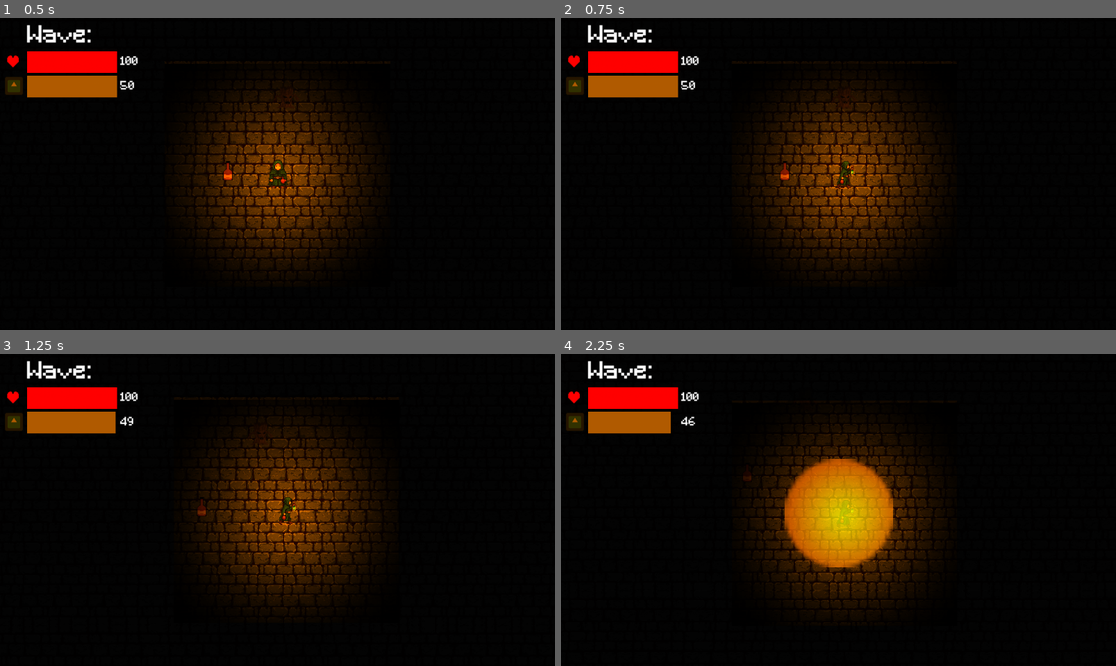
Above: before the commit, frames 1-4 (two rows, left to right).
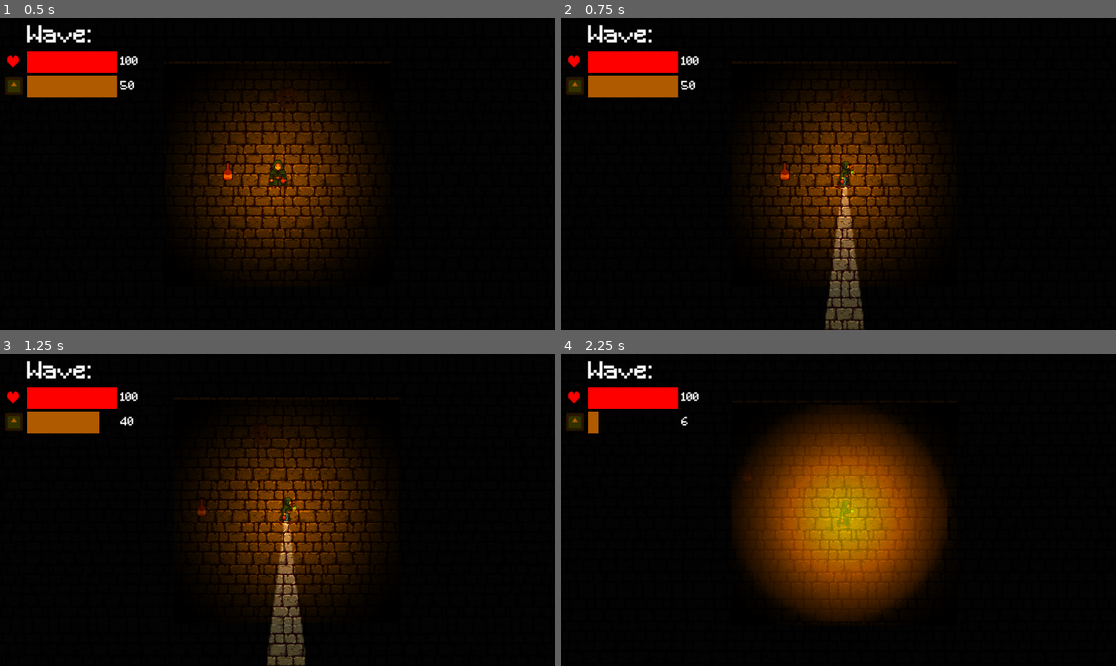
Above: after the commit, the same moments.

Repository: Frosmoth2324/Capstone-Game
Game: Godot game, scene res://Scenes/level.tscn
Two runs of this game, one before a commit and one after it. Both use one fixed random seed, a clock stepped at 60 frames per second and the inputs below. The engine's default icon, where the game draws it, is replaced by a stand-in: a white triangle on a blue panel in a dark square. Sound files missing from this copy of the repository are replaced by a short silence.
Inputs (mouse positions are in pixels of both pictures, inside the frame that each line leads up to):
- Up to frame 1 (0.5 s): no input
- Up to frame 2 (0.75 s): tap Enter at 0.5 s; move the mouse to (960, 158) at 0.52 s; hold D (Right) from 0.53 s (still down); hold Right mouse button (Cone Boost, bound only after the commit) from 0.53 s (still down); click (960, 158) at 0.6 s
- Up to frame 3 (1.25 s): keep holding D (Right); keep holding Right mouse button (Cone Boost, bound only after the commit)
- Up to frame 4 (2.25 s): move the mouse to (727, 525) at 1.27 s; release D (Right) at 1.28 s; release Right mouse button (Cone Boost, bound only after the commit) at 1.28 s; hold S (Down) 1.28-2.03 s; right-click (727, 525) at 1.35 s; click (727, 525) at 1.55 s; move the mouse to (894, 441) at 2.02 s; hold D (Right) from 2.03 s (still down); hold Right mouse button (Cone Boost, bound only after the commit) from 2.03 s (still down); tap Space (Pulse) at 2.1 s

Frame 1 is identical in both runs. In frame 2, 1.7% of the frame differs, in the area x 47-55%, y 50-100%; in frame 3, 1.9%; in frame 4, 18%, in the area x 6-70%, y 18-86%.

Commit message:
cone attack (no aim yet)

Diff:
--- a/Scenes/bg_music.tscn
+++ b/Scenes/bg_music.tscn
@@ -1,6 +1,6 @@
 [gd_scene load_steps=2 format=3 uid="uid://ck8xph2bfkmuu"]
 
-[ext_resource type="AudioStream" uid="uid://svt0uokumnk0" path="res://Assets/Lonely Horizon.mp3" id="1_fgn4j"]
+[ext_resource type="AudioStream" uid="uid://svt0uokumnk0" path="res://Assets/Sounds/Lonely Horizon.mp3" id="1_fgn4j"]
 
 [node name="AudioStreamPlayer" type="AudioStreamPlayer"]
 stream = ExtResource("1_fgn4j")
--- a/Scenes/player.tscn
+++ b/Scenes/player.tscn
@@ -1,9 +1,10 @@
-[gd_scene load_steps=14 format=3 uid="uid://c6u6lt7xce26a"]
+[gd_scene load_steps=15 format=3 uid="uid://c6u6lt7xce26a"]
 
 [ext_resource type="Script" path="res://Scripts/player.gd" id="1_t0qeu"]
 [ext_resource type="Texture2D" uid="uid://bnvym4b241x4e" path="res://Assets/Sprites/player.png" id="2_xx4bp"]
 [ext_resource type="Texture2D" uid="uid://b134fmlltmnew" path="res://Assets/Sprites/circle.png" id="3_f88wp"]
 [ext_resource type="AudioStream" uid="uid://gqogr222nilp" path="res://Assets/Sounds/playerHit.mp3" id="4_cudna"]
+[ext_resource type="Texture2D" uid="uid://x71vbnkthdsf" path="res://Assets/Sprites/gradient.png" id="5_7nsk8"]
 
 [sub_resource type="AtlasTexture" id="AtlasTexture_35h2m"]
 atlas = ExtResource("2_xx4bp")
@@ -141,6 +142,7 @@
 texture = ExtResource("3_f88wp")
 
 [node name="OilTimer" type="Timer" parent="."]
+autostart = true
 
 [node name="AnimationPlayer" type="AnimationPlayer" parent="."]
 libraries = {
@@ -153,5 +155,20 @@
 
 [node name="Pulses" type="Node" parent="."]
 
+[node name="ConeTimer" type="Timer" parent="."]
+wait_time = 0.2
+
+[node name="ConeLight" type="PointLight2D" parent="."]
+position = Vector2(0, 600)
+scale = Vector2(6, 24)
+shadow_enabled = true
+texture = ExtResource("5_7nsk8")
+
+[node name="Area2D" type="Area2D" parent="ConeLight"]
+
+[node name="CollisionShape2D" type="CollisionPolygon2D" parent="ConeLight/Area2D"]
+polygon = PackedVector2Array(0.166667, -25.0417, -24.6667, 25, 24.5, 25)
+
 [connection signal="lantern_pulse" from="." to="." method="_on_lantern_pulse"]
 [connection signal="timeout" from="OilTimer" to="." method="_on_oil_timer_timeout"]
+[connection signal="timeout" from="ConeTimer" to="." method="_on_cone_timer_timeout"]
--- a/Scenes/pulse.tscn
+++ b/Scenes/pulse.tscn
@@ -4,7 +4,7 @@
 [ext_resource type="Texture2D" uid="uid://pokcuuvd2sxe" path="res://Assets/Sprites/pulsegradient.png" id="2_armro"]
 
 [sub_resource type="CircleShape2D" id="CircleShape2D_d7rc0"]
-radius = 234.053
+radius = 457.246
 
 [node name="Pulse" type="Area2D"]
 script = ExtResource("1_6x7uc")
@@ -15,9 +15,9 @@
 [node name="LifetimeTimer" type="Timer" parent="."]
 
 [node name="Sprite2D" type="Sprite2D" parent="."]
-modulate = Color(1, 1, 1, 0.7)
+modulate = Color(1, 1, 1, 0.5)
 position = Vector2(1, 0)
-scale = Vector2(15, 15)
+scale = Vector2(30, 30)
 texture = ExtResource("2_armro")
 
 [connection signal="body_entered" from="." to="." method="_on_body_entered"]
--- a/Scripts/GameManager.gd
+++ b/Scripts/GameManager.gd
@@ -1,12 +1,27 @@
 extends Node
 
-const MAX_OIL = 50
+const MAX_OIL = 50.0
+var oil = MAX_OIL
 const MAX_HEALTH = 100
-var oil = MAX_OIL
 var health = MAX_HEALTH
 var dead = false
+
+var oil_can = 10
+
+#cone
+var can_cone = true
+var is_coneing = false
+var cone_cost = 1
+var cone_damage = 1
+#boost
+var is_cone_boosting = false
+var cone_boost_cost = 3
+var cone_boost_damage = 2
+
+#pulse
 var can_pulse = true
-var pulse_cost = 2
+var pulse_cost = 30
+var pulse_damage = 10
 
 func _process(_delta):
 	if dead == true and oil != -1000:
@@ -16,3 +31,7 @@
 		can_pulse = false
 	else:
 		can_pulse = true
+	if oil <= cone_cost:
+		can_cone = false
+	else:
+		can_cone = true
--- a/Scripts/oil.gd
+++ b/Scripts/oil.gd
@@ -5,7 +5,7 @@
 
 func _on_area_2d_body_entered(body):
 	if body.has_method("is_player"):
-		GameManager.oil += 5
+		GameManager.oil += GameManager.oil_can
 		oil_sound.play()
 
 
--- a/Scripts/player.gd
+++ b/Scripts/player.gd
@@ -6,14 +6,13 @@
 @onready var oil_timer = $OilTimer
 @onready var animation_player = $AnimationPlayer
 @onready var hit_sound = $HitSound
+@onready var cone_light = $ConeLight
+@onready var cone_timer = $ConeTimer
+
 
 const SPEED = 12500
 var pulse_scene = preload("res://Scenes/pulse.tscn")
-
 signal lantern_pulse(pos)
-
-func _ready():
-	oil_timer.start()
 
 func _physics_process(delta):
 	var direction = Input.get_vector("Left","Right","Up","Down")
@@ -21,17 +20,11 @@
 		velocity = direction * SPEED * delta
 	else:
 		velocity = Vector2.ZERO
-	if direction.x > 0:
-		sprite_2d.play("right")
-	elif direction.x < 0:
-		sprite_2d.play("left")
-	elif direction.y > 0:
-		sprite_2d.play("down")
-	elif direction.y < 0:
-		sprite_2d.play("up")
+	set_sprite_direction(direction)
 	move_and_slide()
 
 func _process(_delta):
+	handle_cone()
 	if light.enabled == false:
 		GameManager.dead = true
 	if GameManager.oil > 5:
@@ -43,6 +36,31 @@
 	if Input.is_action_just_pressed("Pulse") and GameManager.can_pulse:
 		lantern_pulse.emit(player.global_position)
 
+func handle_cone():
+	if GameManager.can_cone == false:
+		GameManager.is_coneing == false
+	if Input.is_action_just_pressed("Cone"):
+		if GameManager.is_coneing:
+			GameManager.is_coneing = false
+		else:
+			if GameManager.can_cone:
+				GameManager.is_coneing = true
+		GameManager.is_cone_boosting = (GameManager.is_coneing and Input.is_action_pressed("Cone Boost"))
+	cone_light.enabled = GameManager.is_coneing
+	if GameManager.is_coneing and cone_timer.is_stopped():
+		cone_timer.start()
+
+
+
+func set_sprite_direction(direction):
+	if direction.x > 0:
+		sprite_2d.play("right")
+	elif direction.x < 0:
+		sprite_2d.play("left")
+	elif direction.y > 0:
+		sprite_2d.play("down")
+	elif direction.y < 0:
+		sprite_2d.play("up")
 
 func _on_oil_timer_timeout():
 	if GameManager.oil > 0:
@@ -58,8 +76,14 @@
 func is_player():
 	print("sup dude")
 
-
 func _on_lantern_pulse(pos):
 	var pulse = pulse_scene.instantiate() as Area2D
 	pulse.position = pos
 	$Pulses.add_child(pulse)
+
+
+func _on_cone_timer_timeout():
+	if GameManager.is_cone_boosting:
+		GameManager.oil -= GameManager.cone_boost_cost
+	elif GameManager.is_coneing and !GameManager.is_cone_boosting:
+		GameManager.oil -= GameManager.cone_cost
--- a/Scripts/pulse.gd
+++ b/Scripts/pulse.gd
@@ -1,7 +1,6 @@
 extends Area2D
 
-var damage: int = 5
-var pulse_radius: float = 100.0
+var damage = GameManager.pulse_damage
 var lifetime: float = 0.3
 
 @onready var collision_shape_2d = $CollisionShape2D
@@ -9,8 +8,7 @@
 
 func _ready():
 	if GameManager.oil >= 5:
-		GameManager.oil -= 2
-	collision_shape_2d.shape.radius = pulse_radius
+		GameManager.oil -= GameManager.pulse_cost
 	for body in get_overlapping_bodies():
 		if body.has_method("hit"):
 			body.hit(damage)
--- a/project.godot
+++ b/project.godot
@@ -26,29 +26,46 @@
 "deadzone": 0.5,
 "events": [Object(InputEventKey,"resource_local_to_scene":false,"resource_name":"","device":-1,"window_id":0,"alt_press …(195 unchanged characters)…
 , Object(InputEventKey,"resource_local_to_scene":false,"resource_name":"","device":-1,"window_id":0,"alt_pressed":false …(182 unchanged characters)…
+, Object(InputEventJoypadMotion,"resource_local_to_scene":false,"resource_name":"","device":-1,"axis":0,"axis_value":-1.0,"script":null)
 ]
 }
 Right={
 "deadzone": 0.5,
 "events": [Object(InputEventKey,"resource_local_to_scene":false,"resource_name":"","device":-1,"window_id":0,"alt_press …(192 unchanged characters)…
 , Object(InputEventKey,"resource_local_to_scene":false,"resource_name":"","device":-1,"window_id":0,"alt_pressed":false …(186 unchanged characters)…
+, Object(InputEventJoypadMotion,"resource_local_to_scene":false,"resource_name":"","device":-1,"axis":0,"axis_value":1.0,"script":null)
 ]
 }
 Up={
 "deadzone": 0.5,
 "events": [Object(InputEventKey,"resource_local_to_scene":false,"resource_name":"","device":-1,"window_id":0,"alt_press …(192 unchanged characters)…
 , Object(InputEventKey,"resource_local_to_scene":false,"resource_name":"","device":-1,"window_id":0,"alt_pressed":false …(186 unchanged characters)…
+, Object(InputEventJoypadMotion,"resource_local_to_scene":false,"resource_name":"","device":-1,"axis":1,"axis_value":-1.0,"script":null)
 ]
 }
 Down={
 "deadzone": 0.5,
 "events": [Object(InputEventKey,"resource_local_to_scene":false,"resource_name":"","device":-1,"window_id":0,"alt_press …(192 unchanged characters)…
 , Object(InputEventKey,"resource_local_to_scene":false,"resource_name":"","device":-1,"window_id":0,"alt_pressed":false …(186 unchanged characters)…
+, Object(InputEventJoypadMotion,"resource_local_to_scene":false,"resource_name":"","device":-1,"axis":1,"axis_value":1.0,"script":null)
 ]
 }
 Pulse={
 "deadzone": 0.5,
 "events": [Object(InputEventKey,"resource_local_to_scene":false,"resource_name":"","device":-1,"window_id":0,"alt_press …(191 unchanged characters)…
+, Object(InputEventJoypadButton,"resource_local_to_scene":false,"resource_name":"","device":-1,"button_index":0,"pressure":0.0,"pressed":true,"script":null)
+]
+}
+Cone={
+"deadzone": 0.5,
+"events": [Object(InputEventMouseButton,"resource_local_to_scene":false,"resource_name":"","device":-1,"window_id":0,"alt_pressed":false,"shift_pressed":false,"ctrl_pressed":false,"meta_pressed":false,"button_mask":1,"position":Vector2(82, 19),"global_position":Vector2(91, 65),"factor":1.0,"button_index":1,"canceled":false,"pressed":true,"double_click":false,"script":null)
+, Object(InputEventJoypadMotion,"resource_local_to_scene":false,"resource_name":"","device":-1,"axis":5,"axis_value":1.0,"script":null)
+]
+}
+"Cone Boost"={
+"deadzone": 0.5,
+"events": [Object(InputEventMouseButton,"resource_local_to_scene":false,"resource_name":"","device":-1,"window_id":0,"alt_pressed":false,"shift_pressed":false,"ctrl_pressed":false,"meta_pressed":false,"button_mask":2,"position":Vector2(128, 7),"global_position":Vector2(137, 53),"factor":1.0,"button_index":2,"canceled":false,"pressed":true,"double_click":false,"script":null)
+, Object(InputEventJoypadMotion,"resource_local_to_scene":false,"resource_name":"","device":-1,"axis":4,"axis_value":1.0,"script":null)
 ]
 }
 
Binary file added: Assets/Sprites/gradient.png
